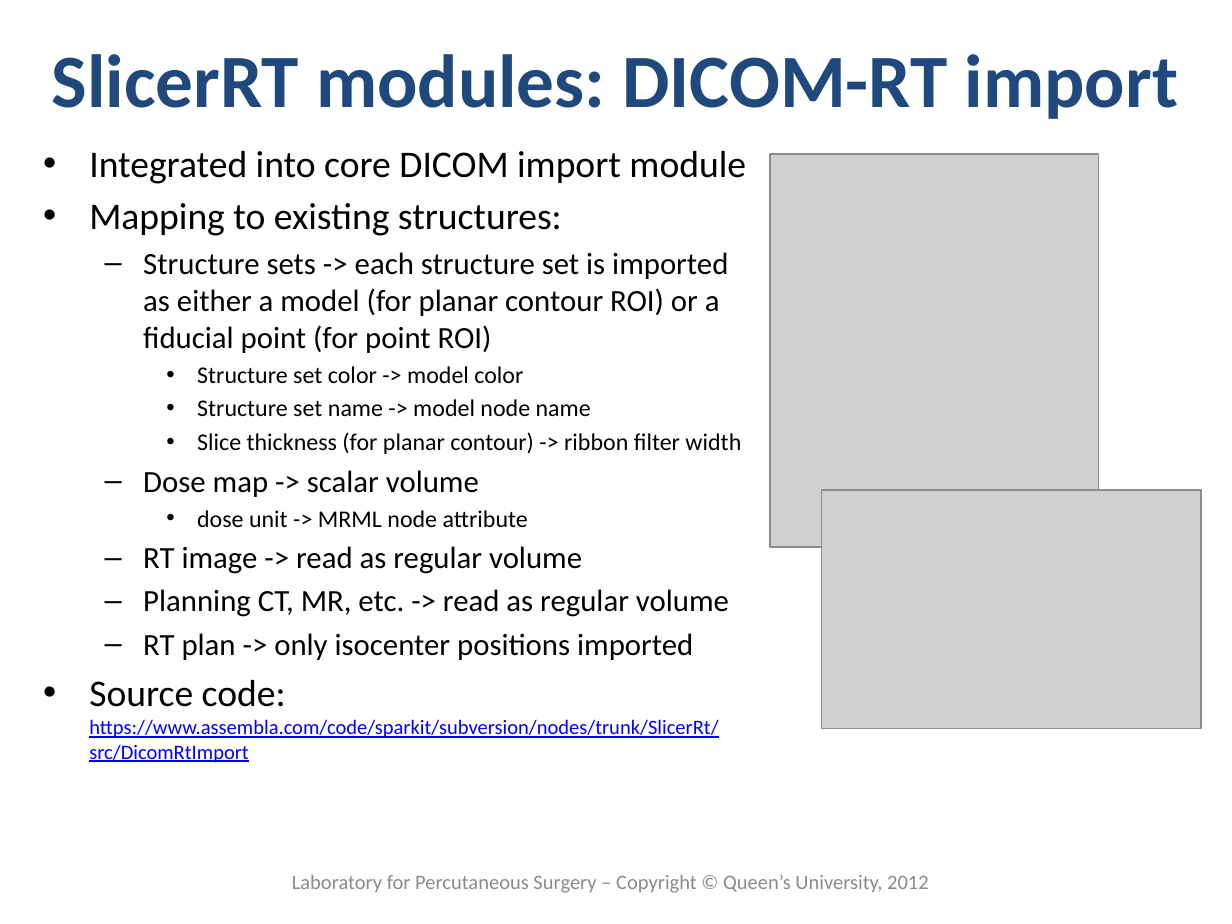
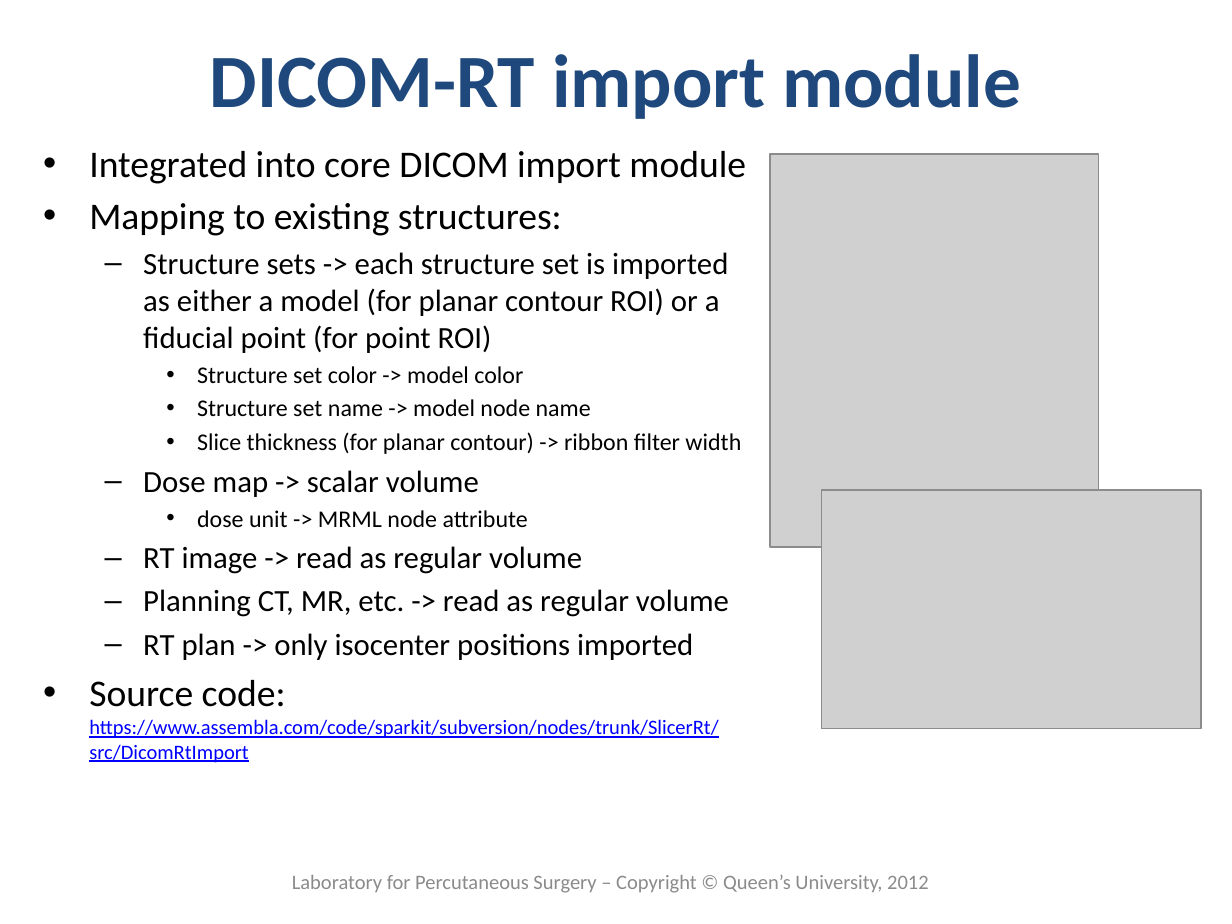
Before and after one commit to SlicerRt/SlicerRtDoc, a slide deck: slide 5 of overview/SlicerRtOverview.pptx (slide 6 before the commit). Drawn at 1232x924 pixels with LibreOffice and Linux fonts; fonts in the diff are those of the drawing; grey boxes stand for pictures; background and template pictures are left out. Boxes give left, top, right and bottom in pixels: in the first picture for what was removed or moved away, otherwise in the second. Text is boxed around its words. In the diff, an @@ line names an element or a change of style, - is before the commit and + after.

```diff
--- a/overview/SlicerRtOverview.pptx
+++ b/overview/SlicerRtOverview.pptx
@@ title at [210,54,1021,119]: text changed @@
-SlicerRT modules: DICOM-RT import
+DICOM-RT import module
```
Also in this commit, not shown: 4 other slides changed, 3 slides added.
